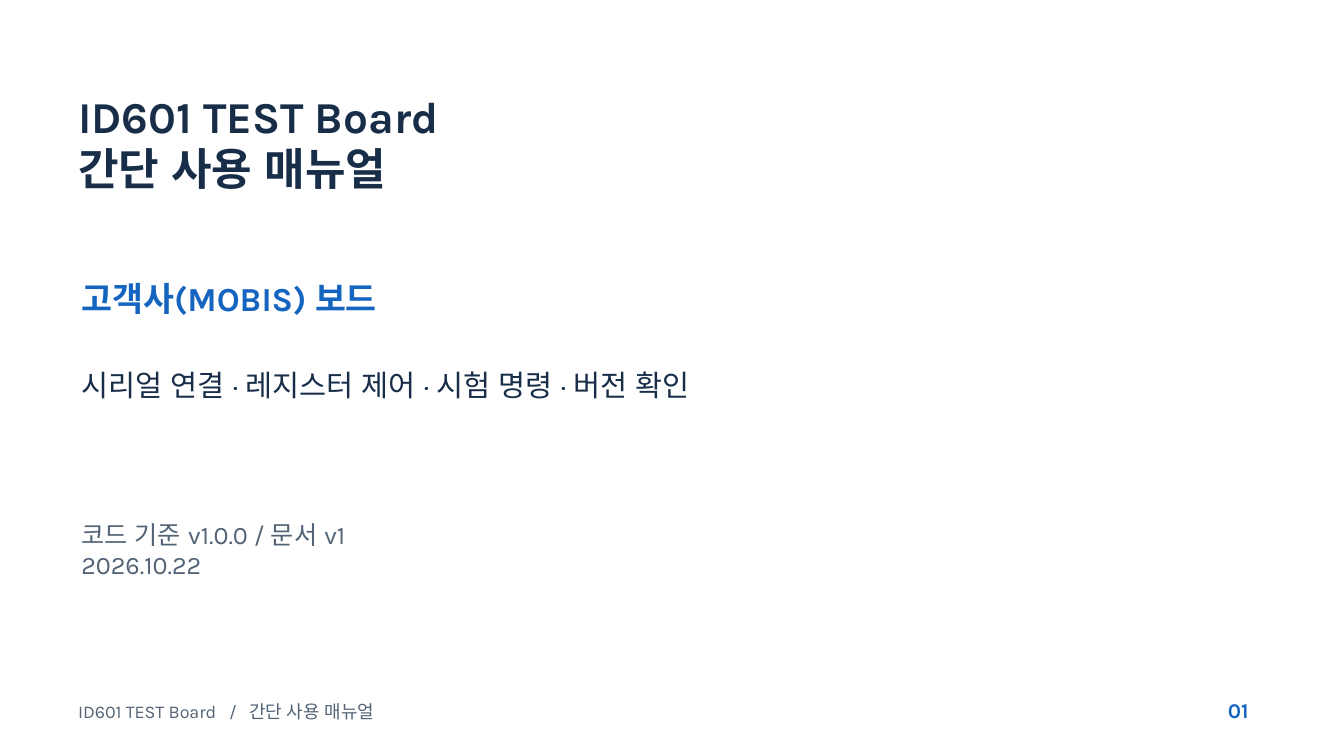
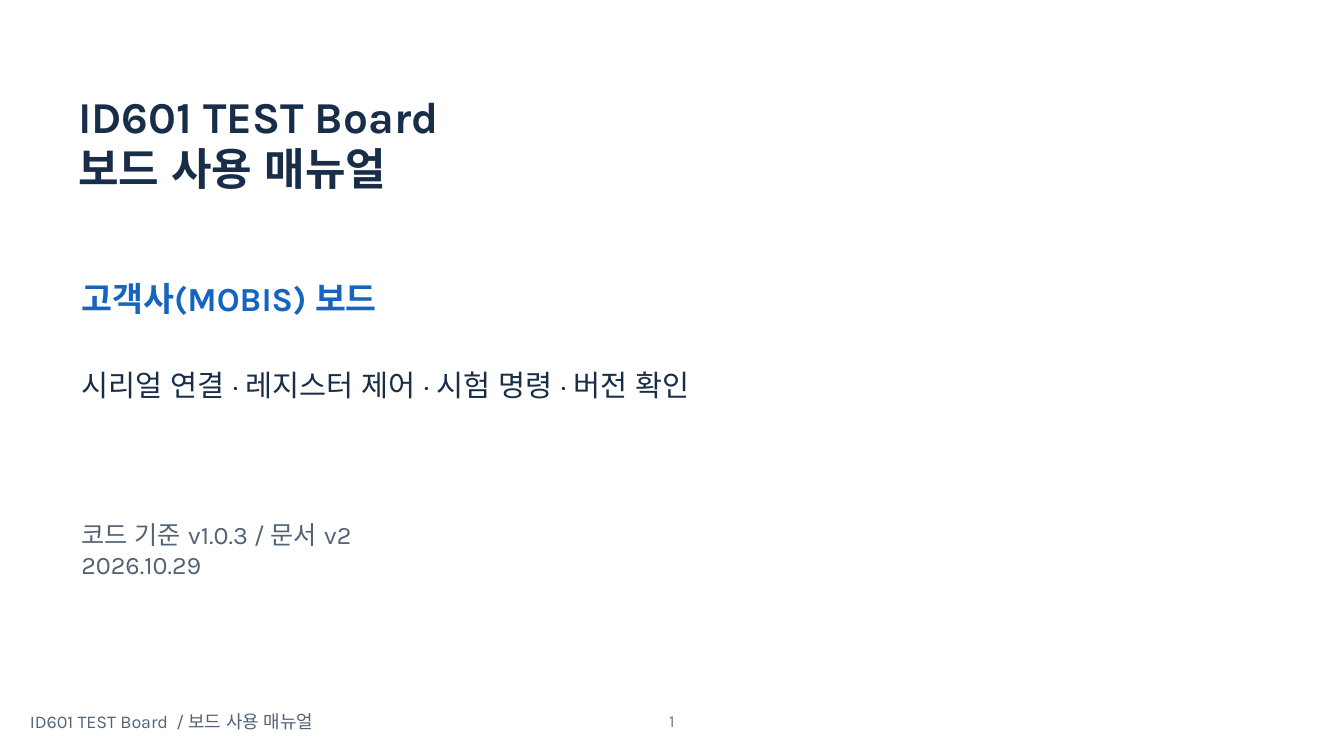
Before and after one commit to oio9595/Global_Technologies_FW, a slide deck: slide 1 of ID601/Jig/ID601_ES/Docs/Deliverables/Manual/ID601_MOBIS_CLI_Manual_20261029_v2.pptx. Drawn at 1344x756 pixels with LibreOffice and Linux fonts; fonts in the diff are those of the drawing. Boxes give left, top, right and bottom in pixels: in the first picture for what was removed or moved away, otherwise in the second. Text is boxed around its words. In the diff, an @@ line names an element or a change of style, - is before the commit and + after.

```diff
--- a/ID601/Jig/ID601_ES/Docs/Deliverables/Manual/ID601_MOBIS_CLI_Manual_20261029_v2.pptx
+++ b/ID601/Jig/ID601_ES/Docs/Deliverables/Manual/ID601_MOBIS_CLI_Manual_20261029_v2.pptx
@@ text at box(78, 148, 387, 189): text changed @@
-간단 사용 매뉴얼
+보드 사용 매뉴얼
@@ text at box(81, 523, 351, 575): text changed @@
-코드 기준 v1.0.0 / 문서 v1
-2026.10.22
+코드 기준 v1.0.3 / 문서 v2
+2026.10.29
@@ text at box(30, 713, 313, 730): text changed @@
-ID601 TEST Board / 간단 사용 매뉴얼
+ID601 TEST Board / 보드 사용 매뉴얼
@@ page number added at box(669, 716, 675, 727), 12 pt, text #797979 @@
+1
@@ text removed at box(1228, 704, 1249, 719) @@
-01
```
Also in this commit, not shown: 7 other slides changed, 10 slides added, 1 slide removed, 10 other files.
